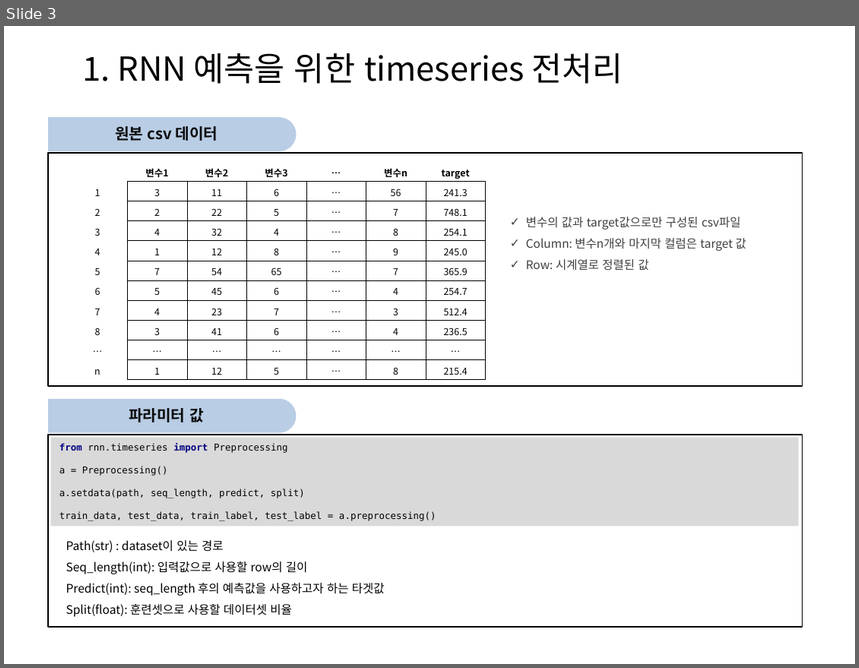
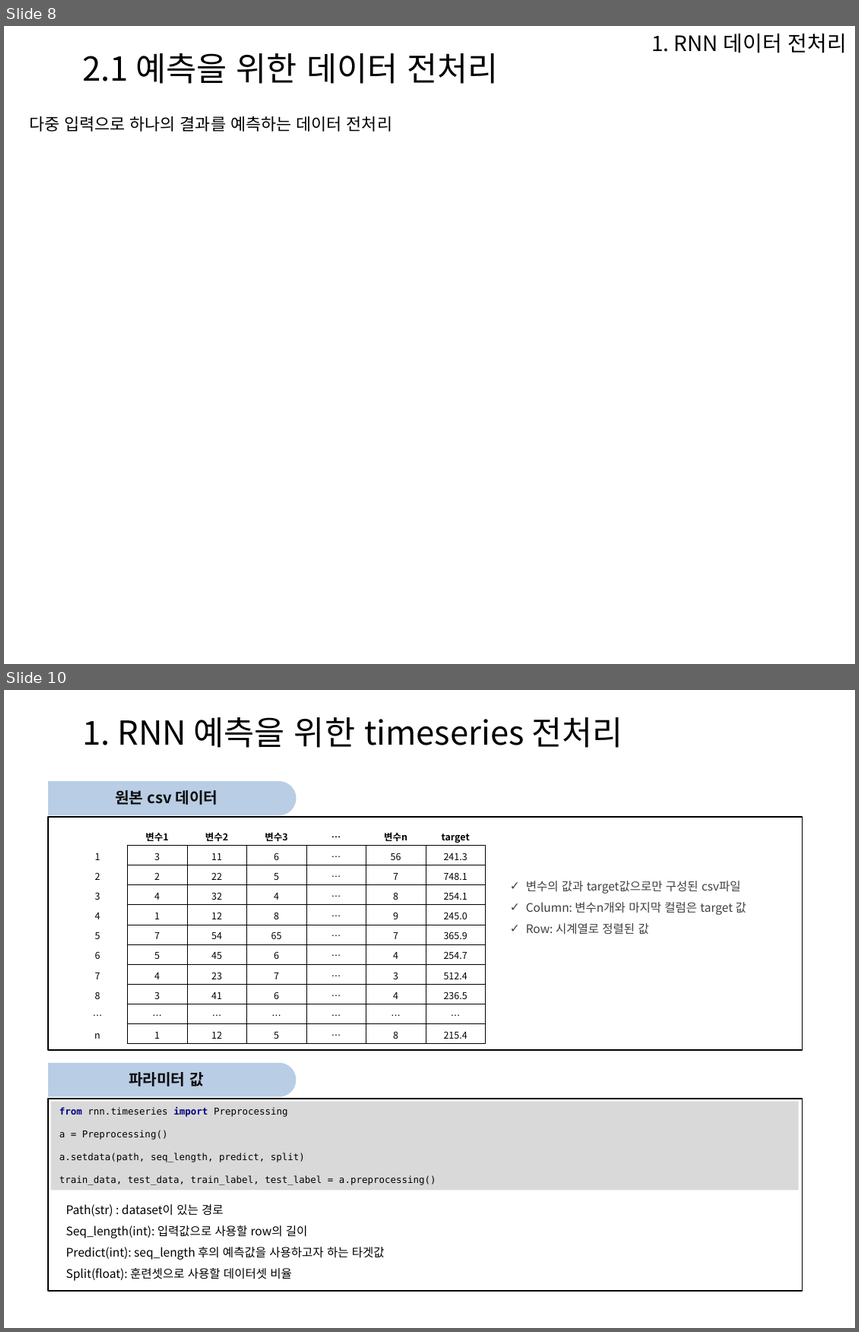
Before and after one commit to Heechul90/Preprocessing, a slide deck: rnn/파이썬 전처리 코드 모듈화 설명.pptx. Shown one above the other, each under a label of ours: slide 3 before the commit, slides 8 and 10 after it; the slides between them are not shown. The pictures are 859x668 and 859x1332 pixels, drawn with LibreOffice and Linux fonts; fonts in the diff are those of the drawing; background and template pictures are left out. Boxes give left, top, right and bottom in pixels: in the first picture for what was removed or moved away, otherwise in the second. Text is boxed around its words. In the diff, an @@ line names an element or a change of style, - is before the commit and + after.

```diff
--- a/rnn/파이썬 전처리 코드 모듈화 설명.pptx
+++ b/rnn/파이썬 전처리 코드 모듈화 설명.pptx
@@ slide 8 added at (4, 26, 855, 664), background picture (left out) @@
@@ text added at (652, 34, 847, 53), 18 pt, text #000000 @@
+1. RNN 데이터 전처리
@@ text added at (83, 53, 498, 84), 28 pt, text #000000 @@
+2.1 예측을 위한 데이터 전처리
@@ text added at (29, 116, 392, 132), 14 pt, text #000000 @@
+다중 입력으로 하나의 결과를 예측하는 데이터 전처리
@@ what was slide 3 is now slide 10 @@
```
Also in this commit, not shown: 2 slides changed, 6 other slides added, 10 other files.
